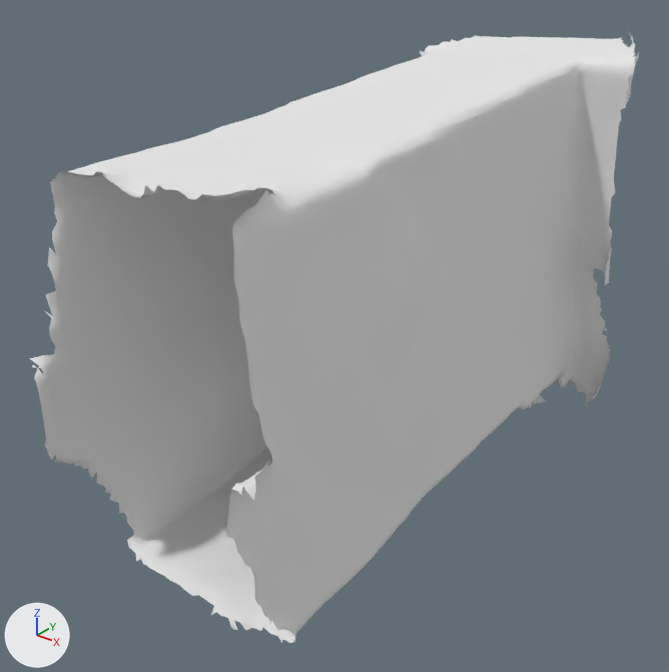
Before and after pictures for a commit that changed the OBJ model Assets/ASL/Resources/ASL_ScannedRooms/Discovery/Discovery/Part2/Part2.obj.
Before and after are seen from a camera (50 mm lens) standing at (9.99, -12.98, 6.84) and looking at (4.62, -6.27, 2.68). The lights are fixed; the arrows at lower left show +X, +Y and +Z. Where no turn or scale is listed for an object, it has been applied to the vertices.

The first picture shows 'Part2'.
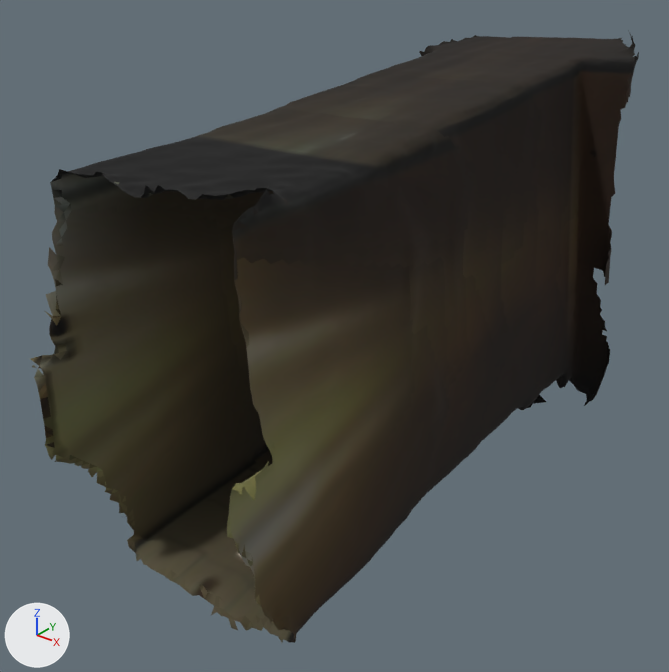
Patch to the scene script:
```diff
--- a/Assets/ASL/Resources/ASL_ScannedRooms/Discovery/Discovery/Part2/Part2.obj.py
+++ b/Assets/ASL/Resources/ASL_ScannedRooms/Discovery/Discovery/Part2/Part2.obj.py
@@ img_model_jpg @@
+img_model_jpg = load_image('Model.jpg', 'Model.jpg', 3840, 1920, 'sRGB')
@@ mat_material0 @@
 mat_material0 = principled_material('material0')
-mat_material0.base_color = (0.8, 0.8, 0.8)  # white #e7e7e7
+mat_material0.texture = img_model_jpg
 mat_material0.roughness = 1.0
```

Boxes [x1, y1, x2, y2] around the edits, measured in the pictures (669 x 672 px):
'Part2', surface changed: [31, 32, 639, 643] in both
